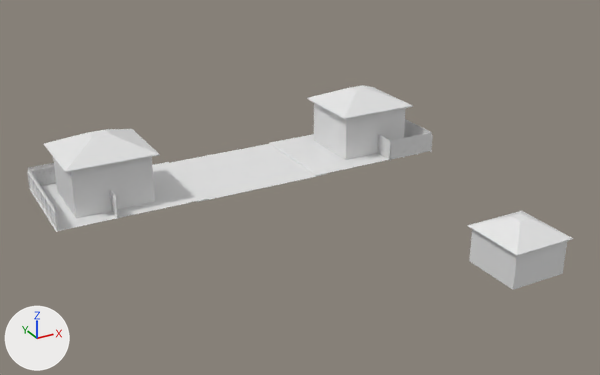
The Blender file LD53/Assets/_Project/Models/Fence.blend as it was, and as the next commit left it.
Before and after are seen from a 50 mm camera at (-44.9, -56.8, 27.6) aimed at (-17.4, -6.9, 2.6). The axes (+X, +Y, +Z) are drawn at lower left. The lights are the same throughout.

The older version as bpy lines, for what is in view:
```python
ob_cube = bpy.data.objects.new('Cube', me_cube_020)
ob_cube.location = (-8.03, 1.83, 0.0)
ob_grass = bpy.data.objects.new('Grass', me_plane_002)
ob_grass.location = (-11.0, 0.0, 0.0)
ob_house = bpy.data.objects.new('House', me_cube_021)
ob_house.location = (-10.87, -23.02, 0.35)
ob_house.scale = (4.3, 4.3, 2.72)
ob_post_004 = bpy.data.objects.new('Post.004', me_cube_085)
ob_post_004.location = (-29.52, 1.48, 0.41)
ob_post_004.rotation_euler = (0.0, 0.0, 4.712)  # degrees (0, 0, 270)
ob_post_004.scale = (0.0393, 0.0393, 0.514)
ob_post_008 = bpy.data.objects.new('Post.008', me_cube_086)
ob_post_008.location = (-29.49, 0.04, 0.41)
ob_post_008.rotation_euler = (0.0, 0.0, 3.142)  # degrees (0, 0, 180)
ob_post_008.scale = (0.0393, 0.0393, 0.514)
ob_road = bpy.data.objects.new('Road', me_plane_001)
ob_road.location = (-22.0, 0.0, -0.1)
ob_roof = bpy.data.objects.new('Roof', me_cube_022)
ob_roof.location = (-10.87, -23.02, 0.35)
ob_roof.scale = (4.3, 4.3, 2.72)
ob_sidewalk = bpy.data.objects.new('Sidewalk', me_plane)
ob_sidewalk.location = (-12.0, 0.0, -0.1)
ob_sidewalk_001 = bpy.data.objects.new('Sidewalk.001', me_plane_006)
ob_sidewalk_001.location = (-22.0, 9.0, -0.1)
ob_sidewalk_001.rotation_euler = (0.0, 0.0, 3.142)  # degrees (0, 0, 180)
# also in view: 'Cube.001' at (-29.1, 4.3, 2.7); 'Grass.001' at (-28.6, 4.5, 0.0)
```
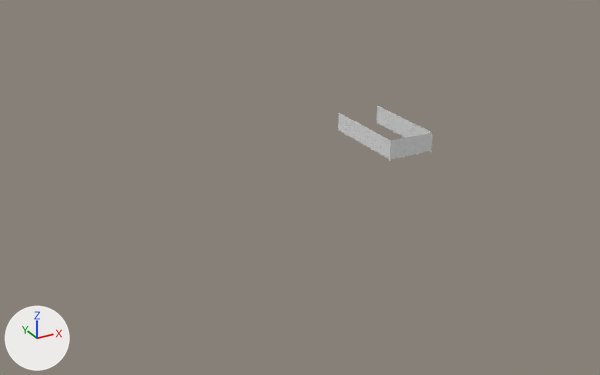
Where the newer file only moved an object's origin or applied its transform, the numbers keep the older frame.

Where the change shows, as pixel boxes (x1, y1, x2, y2) in the pictures (600 x 375 px):
'Cube.001', deleted
    before: (44, 129, 160, 219)
'Cube', deleted
    before: (307, 85, 413, 160)
'Road', deleted
    before: (171, 144, 316, 200)
'House', deleted
    before: (469, 229, 567, 290)
'Grass.001', deleted
    before: (29, 164, 196, 231)
'Roof', deleted
    before: (467, 211, 573, 256)
'Grass', deleted
    before: (280, 134, 405, 173)
'Sidewalk.001', deleted
    before: (159, 162, 209, 202)
'Sidewalk', deleted
    before: (269, 141, 327, 176)
'Fence.004', deleted
    before: (28, 164, 49, 186)
'Fence.012', moved, turned
    before: (110, 189, 118, 216)
    after: (372, 131, 381, 154)
'Fence.019', moved, turned
    before: (50, 202, 58, 230)
    after: (381, 136, 391, 159)
'Fence.005', deleted
    before: (46, 163, 56, 184)
'Fence.018', deleted
    before: (44, 194, 51, 219)
'Fence.021', deleted
    before: (36, 180, 42, 205)
'Fence.020', deleted
    before: (40, 188, 46, 211)
'Fence.022', deleted
    before: (31, 174, 38, 199)
'Fence.023', deleted
    before: (27, 168, 33, 191)
'Post.027', deleted
    before: (54, 212, 58, 232)
'Post.008', deleted
    before: (115, 200, 118, 219)
'Post.026', deleted
    before: (49, 205, 53, 223)
'Post.025', deleted
    before: (44, 198, 48, 216)
'Post.019', deleted
    before: (47, 168, 50, 185)
'Post.028', deleted
    before: (40, 192, 43, 208)
'Post.030', deleted
    before: (31, 178, 35, 195)
'Post.031', deleted
    before: (27, 172, 31, 188)
'Post.004', deleted
    before: (109, 194, 112, 211)
'Post.029', deleted
    before: (36, 186, 39, 201)

The change in detail:
Mesh me_cube_006 is new.
It is a box spanning x -0.04..0.04, y -0.04..0.04, z -0.51..1.07.
Object 'Sidewalk' (ob_sidewalk) is deleted.
Object 'Grass' (ob_grass) is deleted.
Object 'Road' (ob_road) is deleted.
Object 'Roof' (ob_roof) is deleted.
Object 'House' (ob_house) is deleted.
Object 'Sidewalk.001' (ob_sidewalk_001) is deleted.
Object 'Post.004' (ob_post_004) is deleted.
Object 'Post.008' (ob_post_008) is deleted.
Object 'Post.018' (ob_post_018) is deleted.
Object 'Post.019' (ob_post_019) is deleted.
Object 'Post.025' (ob_post_025) is deleted.
Object 'Post.026' (ob_post_026) is deleted.
Object 'Post.027' (ob_post_027) is deleted.
Object 'Post.028' (ob_post_028) is deleted.
Object 'Post.029' (ob_post_029) is deleted.
Object 'Post.030' (ob_post_030) is deleted.
Object 'Post.031' (ob_post_031) is deleted.
Object 'Grass.001' (ob_grass_001) is deleted.
Object 'Fence.004' (ob_fence_004) is deleted.
Object 'Fence.005' (ob_fence_005) is deleted.
Object 'Fence.012' (ob_fence_012) turns from (0, 0, 180) to (0, 0, 0) degrees about x, y and z.
Object 'Fence.012' (ob_fence_012) moves from (-29.43, 0.57, 0.0) to (-4.51, 2.42, 0.0).
Object 'Fence.018' (ob_fence_018) is deleted.
Object 'Fence.019' (ob_fence_019) turns from (0, 0, 180) to (0, 0, 0) degrees about x, y and z.
Object 'Fence.019' (ob_fence_019) moves from (-34.0, 0.67, 0.0) to (-4.51, 0.95, 0.0).
Object 'Fence.020' (ob_fence_020) is deleted.
Object 'Fence.021' (ob_fence_021) is deleted.
Object 'Fence.022' (ob_fence_022) is deleted.
Object 'Fence.023' (ob_fence_023) is deleted.
Object 'Cube.001' (ob_cube_001) is deleted.
Object 'Cube' (ob_cube) is deleted.
Object 'Post.033' (ob_post_033) is new; it shows me_cube_006.
Its location is (-4.45, 1.48, 0.41).
